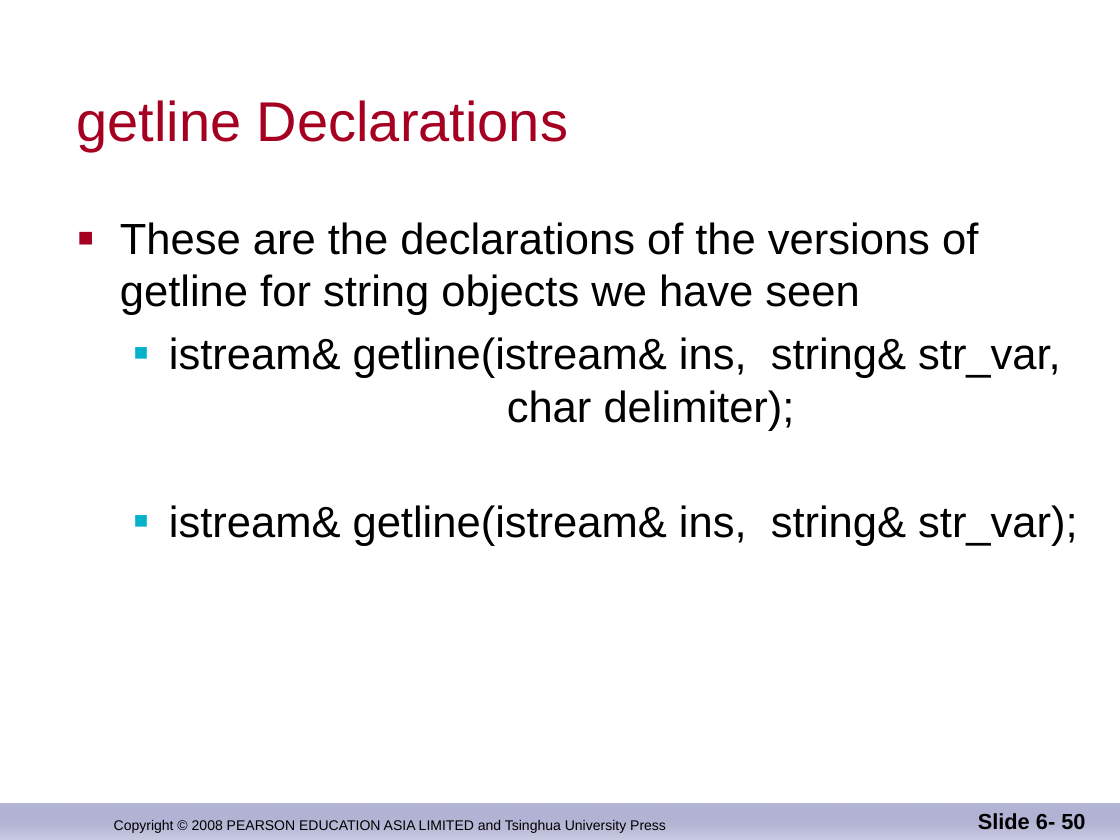
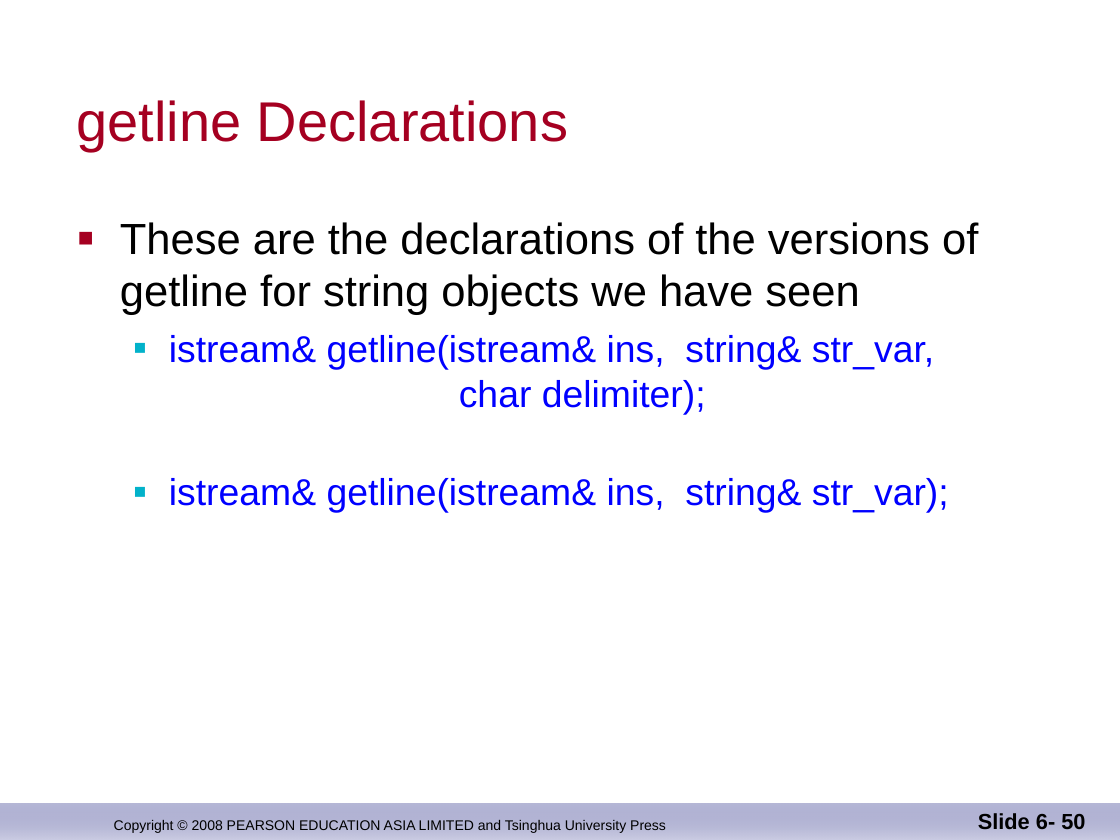
Before and after one commit to djuanbei/CPLUSPLUS, a slide deck: slide 50 of ppt/Chapter 8.ppt. Drawn at 1120x840 pixels with LibreOffice and Linux fonts; fonts in the diff are those of the drawing; background and template pictures are left out. Boxes give left, top, right and bottom in pixels: in the first picture for what was removed or moved away, otherwise in the second. Text is boxed around its words. In the diff, an @@ line names an element or a change of style, - is before the commit and + after.

```diff
--- a/ppt/Chapter 8.ppt
+++ b/ppt/Chapter 8.ppt
@@ text at (169, 335, 949, 513): size 28 to 24 pt, text colour #000000 to #0000FF in "istream& getline(istream& ins, string& str_var, char delimit ...", "istream& getline(istream& ins, string& str_var);"; less space between paragraphs @@
```
Also in this commit, not shown: 3 other slides changed, 1 slide added.
